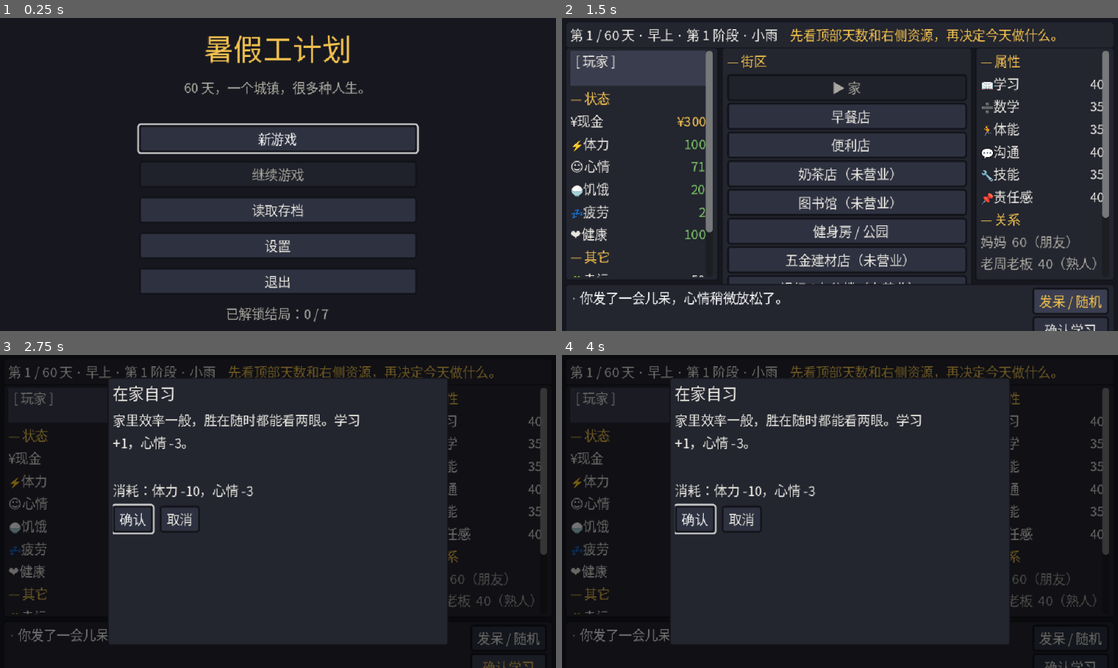
Above: before the commit, frames 1-4 (two rows, left to right).
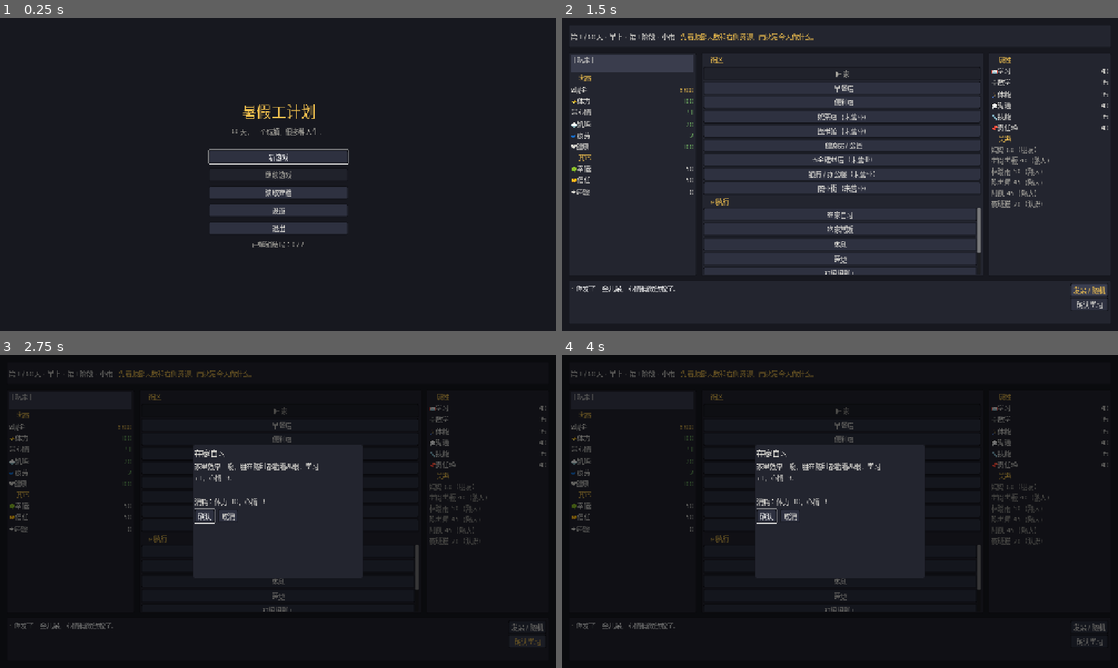
Above: after the commit, the same moments.

Repository: twilight0521/Summer-Job-Plan
Game: Godot game, scene res://scenes/boot/boot.tscn
The game is run twice, just before and just after one commit, with the same random seed, the same clock (stepped at 60 frames per second) and the same inputs.
Inputs:
- Up to frame 1 (0.25 s): no input
- Up to frame 2 (1.5 s): click "新游戏" at 0.5 s; click "发呆 / 随机" at 1.25 s
- Up to frame 3 (2.75 s): click "确认学习" at 2 s
- Up to frame 4 (4 s): click "早餐店" at 2.75 s; click "便利店" at 3.5 s

The runs differ from the first frame. In frame 1, 19% of the frame differs, in the area x 24-76%, y 5-98%; in frame 2, 21%; in frame 3, 31%, in the area x 1-99%, y 3-100%; in frame 4, 31%.

Commit message:
docs: update project documentation for latest gameplay changes

Diff:
--- a/data/actions.json
+++ b/data/actions.json
@@ -89,6 +89,18 @@
         "mood": 3
       },
       "description": "聊聊天，心情 +3，可能触发家庭事件。"
+    },
+    {
+      "id": "talk_akai",
+      "name": "和阿凯聊聊",
+      "location_id": "commercial_street",
+      "available_minutes": [600, 1320],
+      "duration_slots": 1,
+      "handler": "npc_talk",
+      "npc_id": "akai",
+      "cost": { "energy": 5 },
+      "effects": { "mood": 2 },
+      "description": "听听阿凯最近的门路，可能遇到高收益机会，也可能踩进骗局。"
     },
     {
       "id": "eat_breakfast",
--- a/data/events.json
+++ b/data/events.json
@@ -541,6 +541,43 @@
       "choices": [
         { "id": "a", "text": "借钱给他", "result_text": "他连声道谢，说一定还。", "effects": { "money": -100, "mood": -2 }, "extra": [{ "path": "npcs.akai.relationship", "op": "add", "value": 8 }, { "path": "flags.lent_akai_money", "op": "set", "value": true }] },
         { "id": "b", "text": "让他自己想办法", "result_text": "电话那头沉默了几秒，挂断了。", "effects": { "mood": -3 }, "extra": [{ "path": "npcs.akai.relationship", "op": "add", "value": -6 }] }
+      ]
+    },
+
+    {
+      "id": "npc_akai_04",
+      "category": "npc",
+      "npc": "akai",
+      "title": "阿凯的发财消息",
+      "text": "阿凯神秘兮兮地说：“有个机会，来钱特别快。运气好、信得过的人，我才告诉他细节。”",
+      "days": [21, 40],
+      "phase": 2,
+      "once": true,
+      "weight": 30,
+      "choices": [
+        {
+          "id": "a",
+          "text": "听听这条“内部消息”",
+          "conditions": { "any": [{ "field": "player.luck", "op": "gte", "value": 65 }, { "field": "npcs.akai.relationship", "op": "gte", "value": 55 }] },
+          "result_text": "你拿到了一条经过多方核实的行业消息，只做了小额尝试，获得了一笔意外收益。",
+          "effects": { "money": 180, "mood": 5 },
+          "extra": [{ "path": "player.trust", "op": "add", "value": 3 }, { "path": "flags.heard_insider_tip", "op": "set", "value": true }, { "path": "npcs.akai.relationship", "op": "add", "value": 5 }]
+        },
+        {
+          "id": "b",
+          "text": "先核实来源，不急着掏钱",
+          "result_text": "你发现材料漏洞百出，及时避开了一场骗局。",
+          "effects": { "responsibility": 2, "mood": 2 },
+          "extra": [{ "path": "player.luck", "op": "add", "value": 2 }, { "path": "flags.avoided_money_scam", "op": "set", "value": true }, { "path": "npcs.akai.relationship", "op": "add", "value": 1 }]
+        },
+        {
+          "id": "c",
+          "text": "答应去外地参加高薪项目",
+          "conditions": { "all": [{ "field": "player.luck", "op": "lte", "value": 40 }, { "field": "npcs.akai.relationship", "op": "lte", "value": 45 }] },
+          "result_text": "你被拉进层层收费的传销式组织，发现行程和证件都被控制。你及时求助并报警，虽然损失了一笔钱，但避免了更大的危险。",
+          "effects": { "money": -150, "mood": -8, "health": -5, "energy": -10 },
+          "extra": [{ "path": "player.trust", "op": "add", "value": -6 }, { "path": "player.luck", "op": "add", "value": -4 }, { "path": "flags.fell_for_overseas_scam", "op": "set", "value": true }]
+        }
       ]
     },
 
--- a/data/locations.json
+++ b/data/locations.json
@@ -87,7 +87,7 @@
       "open_minutes": [600, 1320],
       "tags": ["social", "street"],
       "map_pos": [208, 132],
-      "actions": ["stroll", "socialize", "buy_item", "collect_scrap", "lottery"],
+      "actions": ["stroll", "socialize", "buy_item", "collect_scrap", "lottery", "talk_akai"],
       "event_pool": ["street_01", "street_02", "street_03"]
     }
   ]
--- a/project.godot
+++ b/project.godot
@@ -30,8 +30,8 @@
 
 [display]
 
-window/size/viewport_width=640
-window/size/viewport_height=360
+window/size/viewport_width=1280
+window/size/viewport_height=720
 window/size/window_width_override=1280
 window/size/window_height_override=720
 window/stretch/mode="canvas_items"
--- a/scripts/app/game_flow.gd
+++ b/scripts/app/game_flow.gd
@@ -281,36 +281,14 @@
 	if state == null:
 		return
 	var working := state.duplicate_state()
-	var forced_sleep := float(working.player.get("fatigue", 0)) >= 85.0 or float(working.player.get("energy", 0)) <= 10.0
-	if forced_sleep:
-		var sleep_result := schedule_system.sleep_and_end_day(working)
-		if not SaveRepository.save_auto(working):
-			message.emit("自动存档失败，未能进入睡眠状态。")
-			return
-		state = working
-		message.emit("你太累了，没能继续安排活动，直接睡着了。")
-		for msg in sleep_result.get("messages", []):
-			message.emit(str(msg))
-		_after_day_end(sleep_result)
-		state_changed.emit()
-		return
-
-	if RandomSource.chance(0.5):
-		working.add_player("mood", 1, "发呆放松")
-		working.add_player("fatigue", 2, "发呆")
-		message.emit("你发了一会儿呆，心情稍微放松了。")
-	else:
-		working.add_player("energy", -2, "发呆")
-		working.add_player("fatigue", 1, "发呆")
-		message.emit("你漫无目的地消磨了一个时段。")
-	var result := schedule_system.advance_slot(working)
+	var result := schedule_system.idle(working)
 	if not SaveRepository.save_auto(working):
 		message.emit("自动存档失败，发呆未生效。")
 		return
 	state = working
+	for msg in result.get("messages", []):
+		message.emit(str(msg))
 	if result.get("ended_day", false):
-		for msg in result.get("messages", []):
-			message.emit(str(msg))
 		_after_day_end(result)
 	state_changed.emit()
 
--- a/scripts/domain/schedule_system.gd
+++ b/scripts/domain/schedule_system.gd
@@ -23,6 +23,34 @@
 		state.slot_used = false
 		return {"advanced": true, "ended_day": false, "phase_completed": 0, "game_over": false}
 	return auto_end_day(state)
+
+## 无目标地消磨时间。过劳时无法继续发呆，会直接睡到次日。
+func idle(state: GameState) -> Dictionary:
+	if float(state.player.get("fatigue", 0)) >= 85.0 or float(state.player.get("energy", 0)) <= 10.0:
+		var sleep_result := sleep_and_end_day(state)
+		var sleep_messages: Array = ["你太累了，没能继续安排活动，直接睡着了。"]
+		sleep_messages.append_array(sleep_result.get("messages", []))
+		sleep_result["messages"] = sleep_messages
+		sleep_result["forced_sleep"] = true
+		return sleep_result
+	var idle_message := ""
+	var changes: Array = []
+	if RandomSource.chance(0.5):
+		changes.append(state.add_player("mood", 1, "发呆放松"))
+		changes.append(state.add_player("fatigue", 2, "发呆"))
+		idle_message = "你发了一会儿呆，心情稍微放松了。"
+	else:
+		changes.append(state.add_player("energy", -2, "发呆"))
+		changes.append(state.add_player("fatigue", 1, "发呆"))
+		idle_message = "你漫无目的地消磨了一个时段。"
+	var result := advance_slot(state)
+	var messages: Array = [idle_message]
+	messages.append_array(result.get("messages", []))
+	result["messages"] = messages
+	changes.append_array(result.get("changes", []))
+	result["changes"] = changes
+	result["forced_sleep"] = false
+	return result
 
 ## 玩家主动睡觉。晚上（slot 3）入睡视为 21:30 前早睡。
 func sleep_and_end_day(state: GameState) -> Dictionary:
--- a/scripts/ui/game.gd
+++ b/scripts/ui/game.gd
@@ -14,6 +14,11 @@
 var tip_label: Label
 var primary_action_button: Button
 var overlay: Control
+var top_panel: PanelContainer
+var left_panel: PanelContainer
+var center_panel: PanelContainer
+var right_panel: PanelContainer
+var bottom_panel: PanelContainer
 var _modal_open: bool = false
 var _last_phase: int = 0
 var _last_phase_summary: Dictionary = {}
@@ -56,6 +61,7 @@
 	_build_center_panel()
 	_build_right_panel()
 	_build_bottom_bar()
+	_layout_ui()
 
 	overlay = Control.new()
 	overlay.set_anchors_preset(Control.PRESET_FULL_RECT)
@@ -81,12 +87,53 @@
 	panel.size = rect.size
 	return panel
 
+func _notification(what: int) -> void:
+	if what == NOTIFICATION_RESIZED and is_inside_tree():
+		_layout_ui()
+
+func _layout_ui() -> void:
+	if top_panel == null or bottom_panel == null:
+		return
+	var viewport_size := size
+	if viewport_size.x <= 0.0 or viewport_size.y <= 0.0:
+		return
+	var margin := clampf(viewport_size.x * 0.012, 8.0, 20.0)
+	var gap := clampf(viewport_size.x * 0.008, 6.0, 14.0)
+	var top_height := clampf(viewport_size.y * 0.075, 42.0, 64.0)
+	var bottom_height := clampf(viewport_size.y * 0.14, 76.0, 112.0)
+	var content_y := margin + top_height + gap
+	var content_bottom := viewport_size.y - margin - bottom_height - gap
+	var content_height := maxf(120.0, content_bottom - content_y)
+	var available_width := viewport_size.x - margin * 2.0 - gap * 2.0
+	var left_width := clampf(available_width * 0.24, 210.0, 330.0)
+	var right_width := clampf(available_width * 0.23, 210.0, 330.0)
+	var center_width := available_width - left_width - right_width
+	if center_width < 320.0:
+		var deficit := 320.0 - center_width
+		left_width = maxf(180.0, left_width - deficit * 0.5)
+		right_width = maxf(180.0, right_width - deficit * 0.5)
+		center_width = available_width - left_width - right_width
+	top_panel.position = Vector2(margin, margin)
+	top_panel.size = Vector2(viewport_size.x - margin * 2.0, top_height)
+	left_panel.position = Vector2(margin, content_y)
+	left_panel.size = Vector2(left_width, content_height)
+	center_panel.position = Vector2(margin + left_width + gap, content_y)
+	center_panel.size = Vector2(center_width, content_height)
+	right_panel.position = Vector2(margin + left_width + gap + center_width + gap, content_y)
+	right_panel.size = Vector2(right_width, content_height)
+	bottom_panel.position = Vector2(margin, content_bottom + gap)
+	bottom_panel.size = Vector2(viewport_size.x - margin * 2.0, bottom_height)
+	if log_label != null:
+		log_label.custom_minimum_size = Vector2(maxf(240.0, bottom_panel.size.x - 190.0), 0)
+	if action_box != null:
+		action_box.custom_minimum_size = Vector2(0, maxf(120.0, content_height * 0.45))
+
 func _build_top_bar() -> void:
-	var panel := _make_panel(Rect2(4, 4, 632, 26))
-	add_child(panel)
+	top_panel = _make_panel(Rect2(0, 0, 0, 0))
+	add_child(top_panel)
 	var box := HBoxContainer.new()
 	box.add_theme_constant_override("separation", 14)
-	panel.add_child(box)
+	top_panel.add_child(box)
 	top_label = Label.new()
 	box.add_child(top_label)
 	tip_label = Label.new()
@@ -94,12 +141,12 @@
 	box.add_child(tip_label)
 
 func _build_left_panel() -> void:
-	var panel := _make_panel(Rect2(4, 34, 176, 268))
-	add_child(panel)
+	left_panel = _make_panel(Rect2(0, 0, 0, 0))
+	add_child(left_panel)
 	var scroll := ScrollContainer.new()
 	scroll.set_anchors_preset(Control.PRESET_FULL_RECT)
 	scroll.focus_mode = Control.FOCUS_NONE
-	panel.add_child(scroll)
+	left_panel.add_child(scroll)
 	var vbox := VBoxContainer.new()
 	vbox.size_flags_horizontal = Control.SIZE_EXPAND_FILL
 	vbox.add_theme_constant_override("separation", 3)
@@ -122,11 +169,11 @@
 	vbox.add_child(_stat_row("exp", stat_labels))
 
 func _build_center_panel() -> void:
-	var panel := _make_panel(Rect2(184, 34, 288, 268))
-	add_child(panel)
+	center_panel = _make_panel(Rect2(0, 0, 0, 0))
+	add_child(center_panel)
 	var vbox := VBoxContainer.new()
 	vbox.add_theme_constant_override("separation", 4)
-	panel.add_child(vbox)
+	center_panel.add_child(vbox)
 
 	vbox.add_child(_section("街区"))
 	location_box = VBoxContainer.new()
@@ -145,12 +192,12 @@
 	scroll.add_child(action_box)
 
 func _build_right_panel() -> void:
-	var panel := _make_panel(Rect2(476, 34, 160, 268))
-	add_child(panel)
+	right_panel = _make_panel(Rect2(0, 0, 0, 0))
+	add_child(right_panel)
 	var scroll := ScrollContainer.new()
 	scroll.set_anchors_preset(Control.PRESET_FULL_RECT)
 	scroll.focus_mode = Control.FOCUS_NONE
-	panel.add_child(scroll)
+	right_panel.add_child(scroll)
 	var vbox := VBoxContainer.new()
 	vbox.size_flags_horizontal = Control.SIZE_EXPAND_FILL
 	vbox.add_theme_constant_override("separation", 3)
@@ -165,11 +212,11 @@
 	vbox.add_child(rel_box)
 
 func _build_bottom_bar() -> void:
-	var panel := _make_panel(Rect2(4, 306, 632, 50))
-	add_child(panel)
+	bottom_panel = _make_panel(Rect2(0, 0, 0, 0))
+	add_child(bottom_panel)
 	var hbox := HBoxContainer.new()
 	hbox.add_theme_constant_override("separation", 6)
-	panel.add_child(hbox)
+	bottom_panel.add_child(hbox)
 
 	log_label = RichTextLabel.new()
 	log_label.bbcode_enabled = true
@@ -183,7 +230,6 @@
 	hbox.add_child(buttons)
 	_add_small_button(buttons, "发呆 / 随机", func(): GameFlow.idle_until_next_slot())
 	primary_action_button = _add_small_button(buttons, "确认行动", _on_primary_action_pressed)
-	_add_small_button(buttons, "标题", func(): get_tree().change_scene_to_file("res://scenes/title/title.tscn"))
 
 func _section(text: String) -> Label:
 	var label := Label.new()
@@ -471,7 +517,10 @@
 	GameFlow.take_exam(exam_id, choice_id)
 
 func _on_exam_result(result: Dictionary) -> void:
-	var lines: Array = ["【%s】%d 分" % [result.get("exam_id", ""), int(result.get("score", 0))]]
+	var exam_id := str(result.get("exam_id", ""))
+	var exam := ContentLoader.get_exam(exam_id)
+	var exam_name := str(exam.get("name", exam_id))
+	var lines: Array = ["【%s】%d 分" % [exam_name, int(result.get("score", 0))]]
 	for line in result.get("breakdown", []):
 		lines.append("· " + str(line))
 	lines.append("结果：" + ("通过！" if bool(result.get("passed", false)) else "未通过"))
@@ -692,18 +741,36 @@
 		if is_zero_approx(delta):
 			continue
 		var field := str(change.get("field", ""))
-		var meta: Dictionary = GameConfig.FIELD_META.get(field, {"name": field})
+		var field_name := _change_field_name(field)
 		var color := "#7ec96a" if delta > 0 else "#e06c75"
-		parts.append("[color=%s]%s %+d[/color]" % [color, meta.get("name", field), int(delta)])
+		parts.append("[color=%s]%s %+d[/color]" % [color, field_name, int(delta)])
 	if not parts.is_empty():
 		_on_message("变化：" + "，".join(parts))
+
+func _change_field_name(field: String) -> String:
+	var meta: Dictionary = GameConfig.FIELD_META.get(field, {})
+	if not meta.is_empty():
+		return str(meta.get("name", field))
+	var parts := field.split(".")
+	if parts.size() >= 3 and parts[0] == "npcs":
+		var character := ContentLoader.get_character(parts[1])
+		var character_name := str(character.get("name", parts[1]))
+		var property_name := {"relationship": "关系", "trust": "信任"}.get(parts[2], parts[2])
+		return "%s%s" % [character_name, property_name]
+	if parts.size() >= 2 and parts[0] == "player":
+		return str(GameConfig.FIELD_META.get(parts[1], {"name": parts[1]}).get("name", parts[1]))
+	if parts.size() >= 2 and parts[0] == "flags":
+		return "状态：%s" % parts[1]
+	return field
 
 func _unhandled_input(event: InputEvent) -> void:
 	var command := InputRouter.command_for_input(event)
 	if command == InputRouter.Command.CANCEL:
 		if _modal_open:
 			_close_modal()
-			get_viewport().set_input_as_handled()
+		else:
+			get_tree().change_scene_to_file("res://scenes/title/title.tscn")
+		get_viewport().set_input_as_handled()
 		return
 	if _modal_open:
 		return
--- a/tests/test_event_system.gd
+++ b/tests/test_event_system.gd
@@ -33,6 +33,36 @@
 	events.resolve(state, beggar, "b")
 	t.ok(int(state.player.get("trust", 0)) != before_trust, "助人事件改变信任值")
 
+	# 阿凯的发财诱惑会按幸运与关系值展示不同风险分支。
+	var fortune := ContentLoader.get_event("npc_akai_04")
+	var lucky_state := GameState.new_run(1001, ContentLoader.characters)
+	lucky_state.day = 21
+	lucky_state.phase = 2
+	lucky_state.player["luck"] = 70
+	lucky_state.npcs["akai"]["relationship"] = 40
+	var lucky_choices: Array = events.present(lucky_state, fortune).get("choices", [])
+	var lucky_ids: Array = []
+	for choice in lucky_choices:
+		lucky_ids.append(str(choice.get("id", "")))
+	t.ok(lucky_ids.has("a") and lucky_ids.has("b") and not lucky_ids.has("c"), "高幸运或高信任展示可靠发财分支")
+	var lucky_result := events.resolve(lucky_state, fortune, "a")
+	t.eq(lucky_result.get("ok", false), true, "可靠发财分支可结算")
+	t.eq(bool(lucky_state.get_flag("heard_insider_tip")), true, "可靠发财分支记录标记")
+
+	var risky_state := GameState.new_run(1002, ContentLoader.characters)
+	risky_state.day = 21
+	risky_state.phase = 2
+	risky_state.player["luck"] = 20
+	risky_state.npcs["akai"]["relationship"] = 40
+	var risky_choices: Array = events.present(risky_state, fortune).get("choices", [])
+	var risky_ids: Array = []
+	for choice in risky_choices:
+		risky_ids.append(str(choice.get("id", "")))
+	t.ok(risky_ids.has("b") and risky_ids.has("c") and not risky_ids.has("a"), "低幸运低信任展示高风险分支")
+	var risky_result := events.resolve(risky_state, fortune, "c")
+	t.eq(risky_result.get("ok", false), true, "高风险分支可结算")
+	t.eq(bool(risky_state.get_flag("fell_for_overseas_scam")), true, "高风险分支记录骗局标记")
+
 	# 负现金选项不能在余额不足时被当作免费选择。
 	state.day = 3
 	state.player["money"] = 0
--- a/tests/test_progression.gd
+++ b/tests/test_progression.gd
@@ -7,6 +7,7 @@
 	_experience_and_passives(t)
 	_parent_rewards(t)
 	_exam_phase_gate(t)
+	_idle_and_primary_action(t)
 
 static func _sleep_rules(t) -> void:
 	var sched := ScheduleSystem.new()
@@ -87,3 +88,28 @@
 	t.eq(actions.availability_report(s, "take_exam").get("ok", false), false, "非阶段末不能参加考试")
 	s.day = 14
 	t.eq(actions.availability_report(s, "take_exam").get("ok", false), true, "阶段末可以参加考试")
+
+static func _idle_and_primary_action(t) -> void:
+	var sched := ScheduleSystem.new()
+	var normal := GameState.new_run(211, ContentLoader.characters)
+	var idle_result := sched.idle(normal)
+	t.eq(idle_result.get("forced_sleep", true), false, "状态正常时发呆不会强制睡眠")
+	t.eq(normal.slot, 1, "发呆推进一个时段")
+	t.ok(float(normal.player.get("fatigue", 0)) > 0.0, "发呆产生状态变化")
+
+	var exhausted := GameState.new_run(212, ContentLoader.characters)
+	exhausted.slot = 2
+	exhausted.player["fatigue"] = 85
+	var sleep_result := sched.idle(exhausted)
+	t.eq(sleep_result.get("forced_sleep", false), true, "疲劳达到阈值自动睡眠")
+	t.eq(exhausted.day, 2, "过劳睡眠进入下一天")
+
+	var old_state: GameState = GameFlow.state
+	var library := GameState.new_run(213, ContentLoader.characters)
+	library.location_id = "library"
+	library.slot = 2
+	GameFlow.state = library
+	var primary := GameFlow.primary_location_action()
+	t.eq(primary.get("label", ""), "确认学习", "图书馆主按钮为确认学习")
+	t.eq(primary.get("action_id", ""), "math_study", "图书馆默认数学学习")
+	GameFlow.state = old_state
Not shown, changed: CHANGELOG.md
Not shown, changed: README.md
